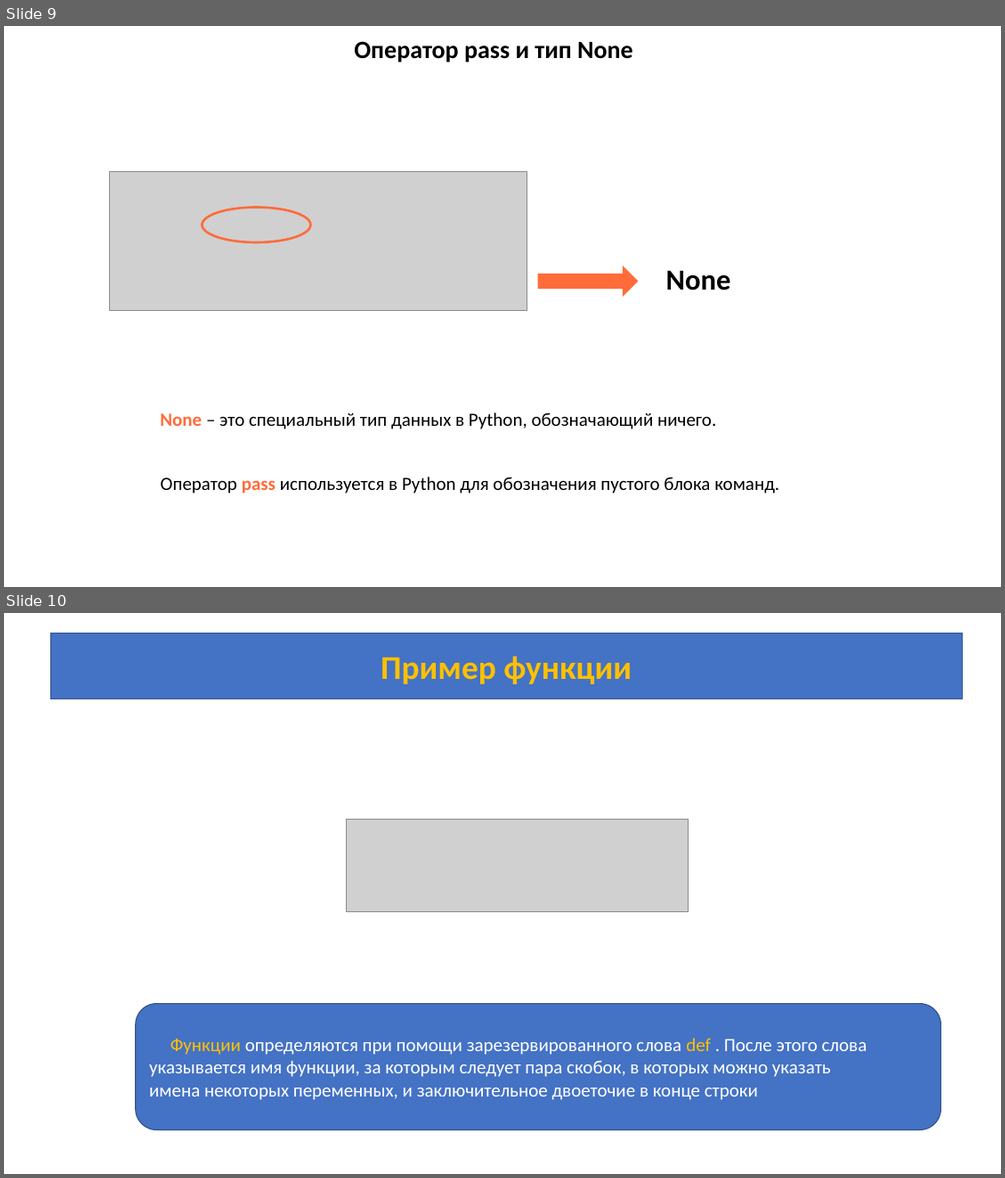
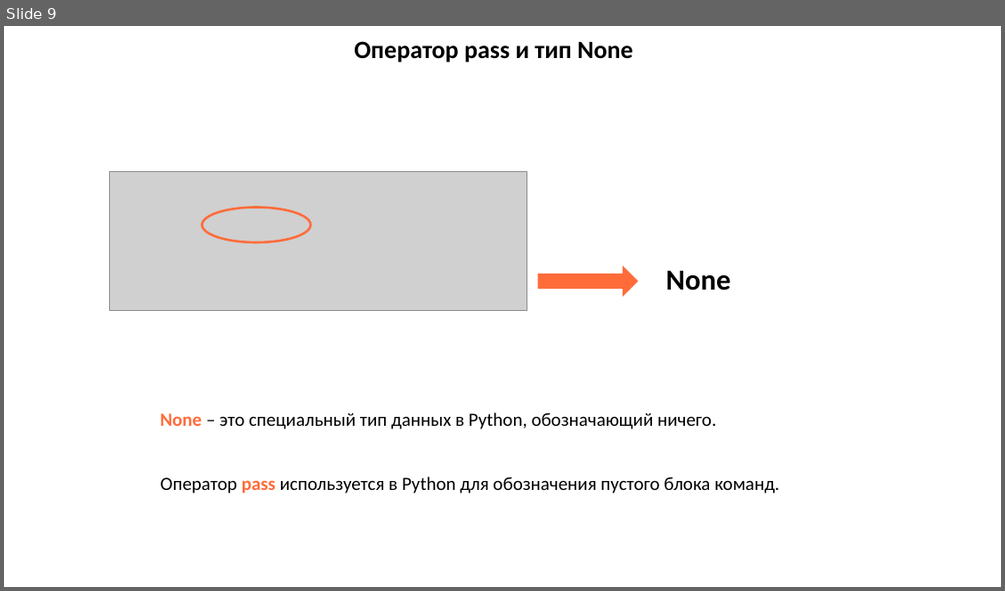
Before and after one commit to azamat7087/python_lessons_ver.2, a slide deck: lesson 5/Lesson_5.pptx. Shown one above the other, each under a label of ours: slides 9 and 10 before the commit, slide 9 after it. The pictures are 1005x1178 and 1005x591 pixels, drawn with LibreOffice and Linux fonts; fonts in the diff are those of the drawing; grey boxes stand for pictures. Boxes give left, top, right and bottom in pixels: in the first picture for what was removed or moved away, otherwise in the second. Text is boxed around its words. In the diff, an @@ line names an element or a change of style, - is before the commit and + after.

```diff
--- a/lesson 5/Lesson_5.pptx
+++ b/lesson 5/Lesson_5.pptx
@@ slide 10 removed at <box>4,613,1001,1174</box>, background #FFFFFF @@
@@ rectangle removed at <box>50,633,962,699</box> @@
-Пример функции
@@ picture removed at <box>347,819,688,911</box> @@
@@ rounded rectangle removed at <box>136,1004,941,1130</box> @@
-Функции определяются при помощи зарезервированного слова def . После этого слова
-указывается имя функции, за которым следует пара скобок, в которых можно указать
-имена некоторых переменных, и заключительное двоеточие в конце строки
```
Also in this commit, not shown: 5 other slides removed, 12 other files.
